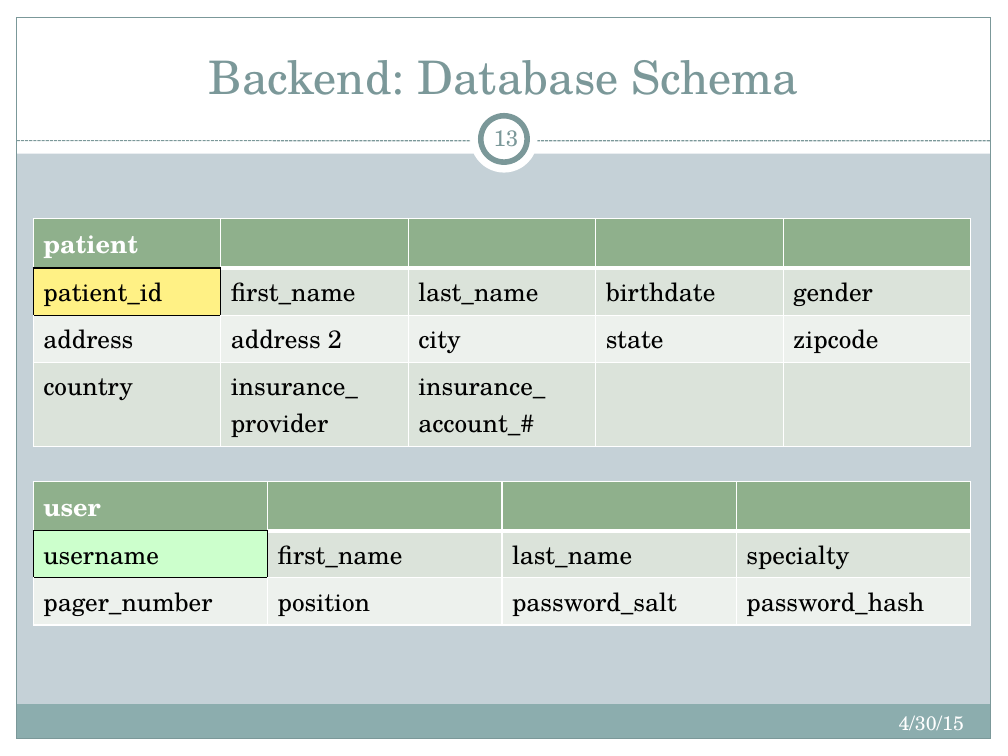
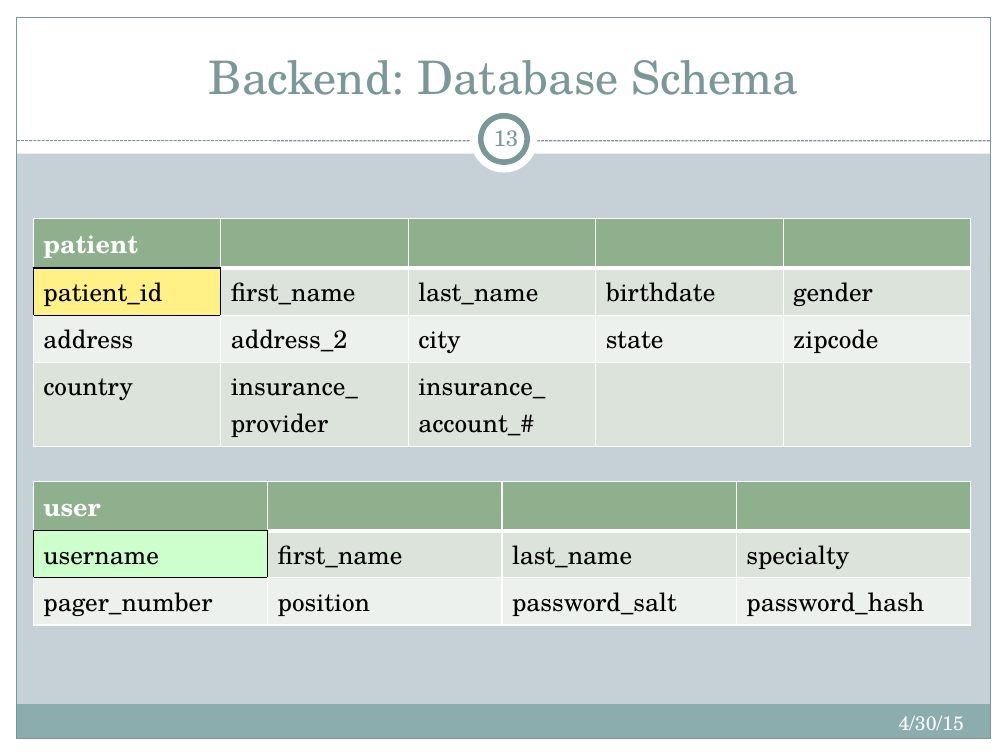
Before and after one commit to tmcnulty14/guardians-md, a slide deck: slide 13 of Guardians of the GUI MD System Presentation.pptx. Drawn at 1008x756 pixels with LibreOffice and Linux fonts; fonts in the diff are those of the drawing. Boxes give left, top, right and bottom in pixels: in the first picture for what was removed or moved away, otherwise in the second. Text is boxed around its words. In the diff, an @@ line names an element or a change of style, - is before the commit and + after.

```diff
--- a/Guardians of the GUI MD System Presentation.pptx
+++ b/Guardians of the GUI MD System Presentation.pptx
@@ table at <box>33,219,971,441</box> @@
-row 3, column 2: address 2
+row 3, column 2: address_2
```
Also in this commit, not shown: 1 other slide changed, 5 other files.
